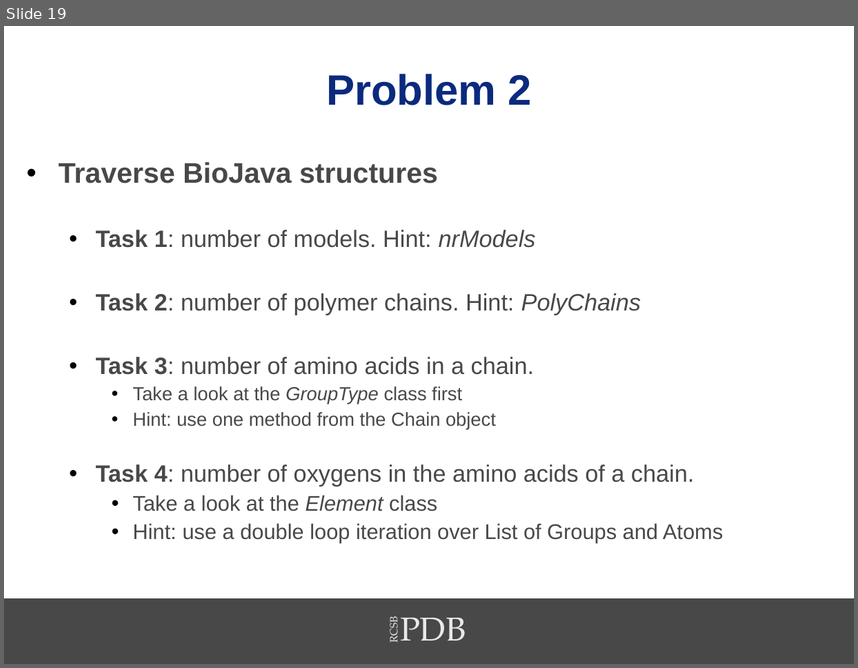
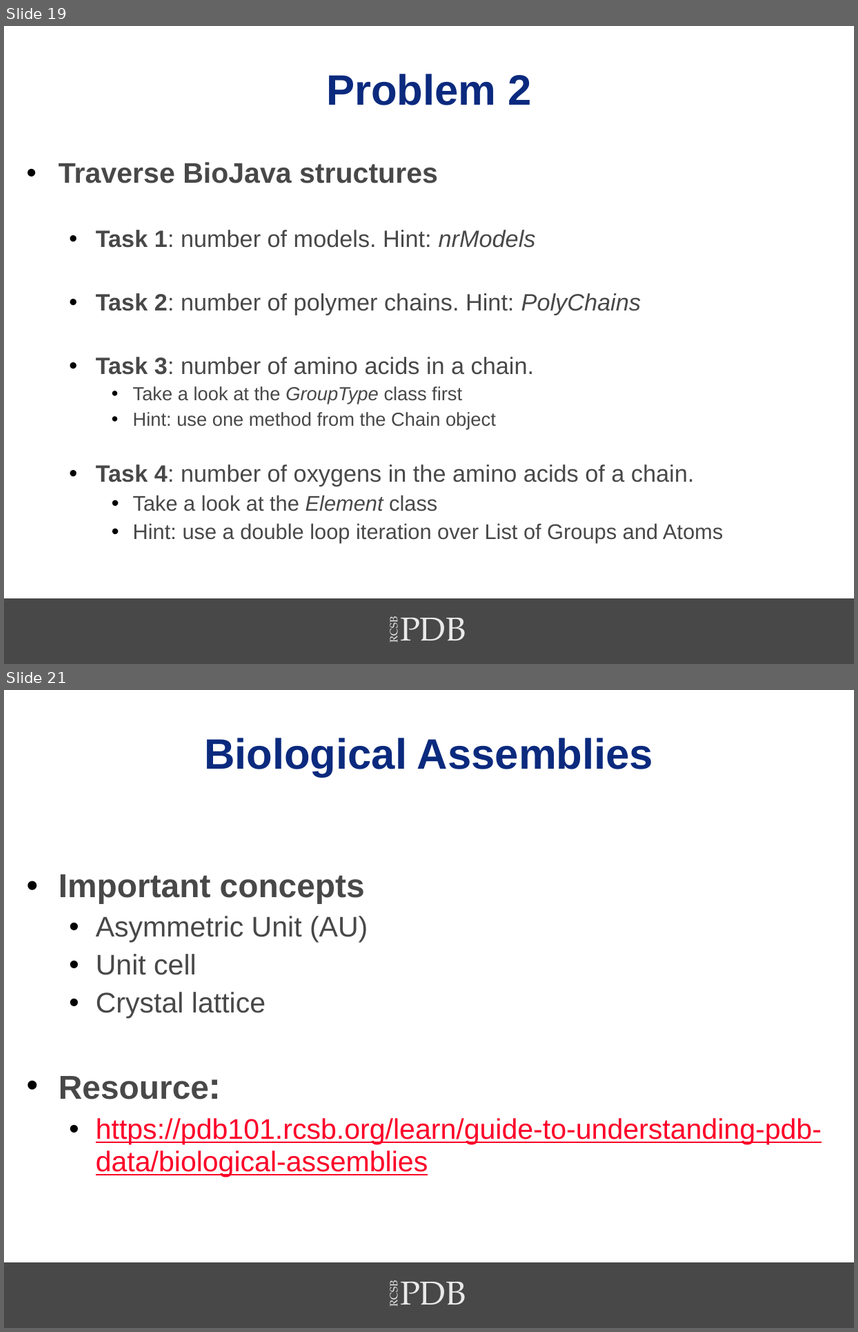
Before and after one commit to sbl-sdsc/mmtf-workshop-2017, a slide deck: 6-biojava/MMTF2017-BioJava.pptx. Shown one above the other, each under a label of ours: slide 19 before the commit, slides 19 and 21 after it; the slides between them are not shown. The pictures are 858x668 and 858x1332 pixels, drawn with LibreOffice and Linux fonts; fonts in the diff are those of the drawing; background and template pictures are left out. Boxes give left, top, right and bottom in pixels: in the first picture for what was removed or moved away, otherwise in the second. Text is boxed around its words. In the diff, an @@ line names an element or a change of style, - is before the commit and + after.

```diff
--- a/6-biojava/MMTF2017-BioJava.pptx
+++ b/6-biojava/MMTF2017-BioJava.pptx
@@ slide 21 added at (4, 690, 854, 1328), background #FFFFFF; not listed: 3 template elements that a slide beside it also shows @@
@@ title added at (204, 738, 653, 777), 36 pt, text #0B2A7E, bold @@
+Biological Assemblies
@@ text added at (59, 874, 822, 1177), 24 pt, text #FC0128, underline @@
+• Important concepts
+  • Asymmetric Unit (AU)
+  • Unit cell
+  • Crystal lattice
+• Resource:
+  • https://pdb101.rcsb.org/learn/guide-to-understanding-pdb-data/biological-assemblies
```
Also in this commit, not shown: 6 slides changed, 4 other slides added, 1 slide removed, 1 other file.
